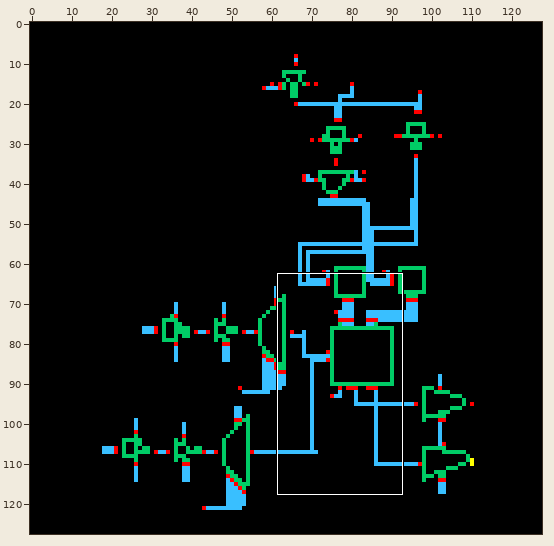
Sprite sheet -- 4096Bit_8TBlock_Peripheral_BG/schematic/thumbnail_128x128.png. The picture above shows the old version from afar; the outline marks the close-up.
Close-up. Before the commit:
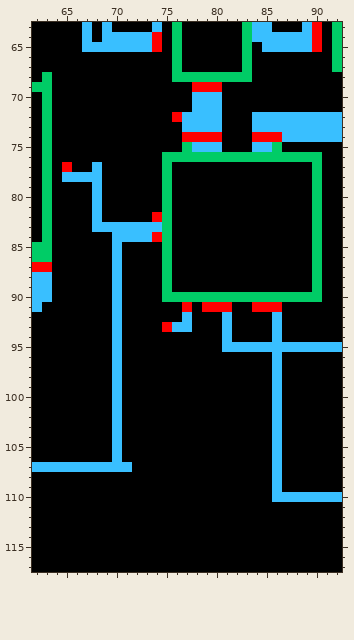
The file is 128x128 pixels. Shown: x 62..92, y 63..117.
After:
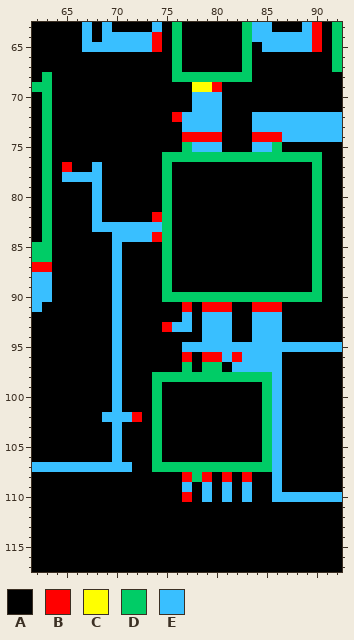
Palette (. is transparent): A #000000  B #ff0000  C #ffff00  D #00cc66  E #39bfff
The edit:
y 69: x 78..79 BB -> CC
y 92..94: x 79..80 AA -> EE; x 84..85 AA -> EE
y 95: x 77..80 AAAA -> EEEE
y 96: x 77 A -> B; x 79..85 AAAAAAA -> BBEBEEE
y 97: x 77 A -> D; x 79..80 AA -> DD; x 82..85 AAAA -> EEEE
y 98: x 74..85 AAAAAAAAAAAA -> DDDDDDDDDDDD
y 99..101: x 74 A -> D; x 85 A -> D
y 102: x 69 A -> E; x 71..72 AA -> EB; x 74 A -> D; x 85 A -> D
y 103..106: x 74 A -> D; x 85 A -> D
y 107: x 74..85 AAAAAAAAAAAA -> DDDDDDDDDDDD
y 108: x 77..79 AAA -> BDB; x 81 A -> B; x 83 A -> B
y 109: x 77 A -> E; x 79 A -> E; x 81 A -> E; x 83 A -> E
y 110: x 77 A -> B; x 79 A -> E; x 81 A -> E; x 83 A -> E
